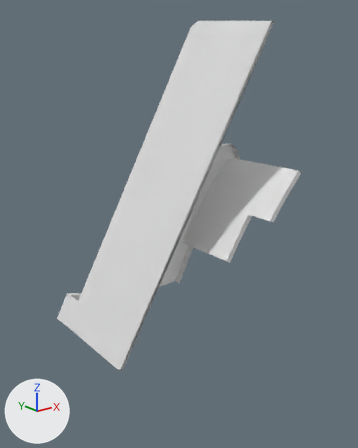
Renders of the OBJ model DarkChaos-Dev/gameitems/Primitive.LM_L_LPC2_Parts.obj from each side of a commit.
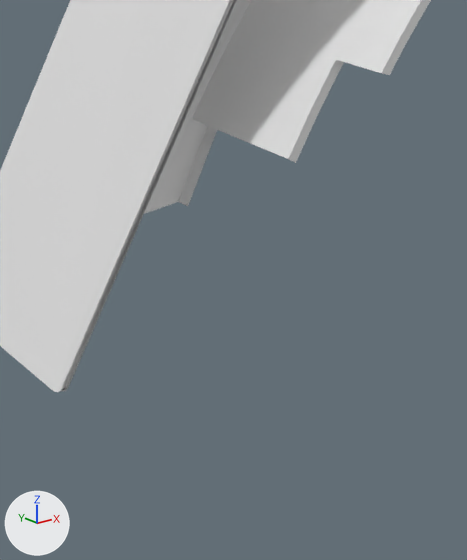
Each version appears first whole from a camera (50 mm lens) standing at (-367.0, -302.0, -463.0) and looking at (-192.0, -83.0, -550.0), and next in a close-up on the part from 26% to 86% of the width and 42% to 100% of the height. Every picture has the same lights, and +X, +Y and +Z are marked at lower left. Where no turn or scale is listed for an object, it has been applied to the vertices. Vertices at the same position are counted once.

In view in the first close-up: 'LM_L_LPC2_Parts'.
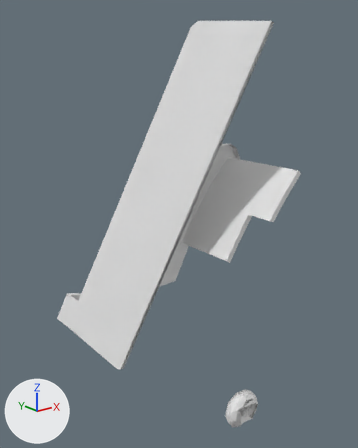
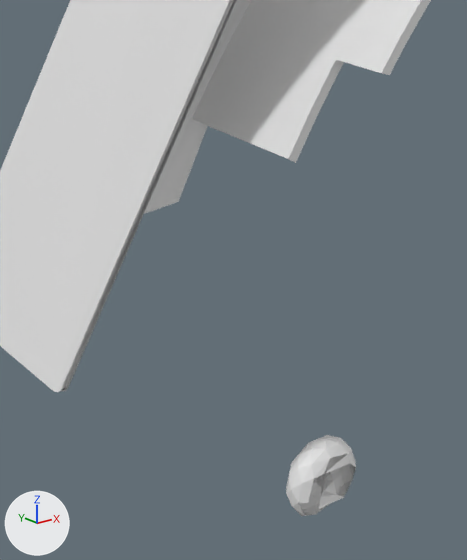
Diff of the bpy script that builds the scene:
```diff
--- a/DarkChaos-Dev/gameitems/Primitive.LM_L_LPC2_Parts.obj.py
+++ b/DarkChaos-Dev/gameitems/Primitive.LM_L_LPC2_Parts.obj.py
@@ me_lm_l_lpc2_parts @@
 # used by ob_lm_l_lpc2_parts; location = (0.0, 0.0, 0.0)
 # verts and faces of me_lm_l_lpc2_parts; kept vertices keep their numbers, new ones are numbered from 1182
 # before: 1140 (-194.0, -94.0, -560.0) at pixel (207, 126), 1148 (-194.0, -98.0, -560.0) at pixel (217, 130), 1163 (-204.0, -94.0, -580.0) at pixel (178, 201), 1167 (-204.0, -98.0, -580.0) at pixel (187, 206)
-me_lm_l_lpc2_parts.from_pydata(...)  # 1182 vertices, 1970 faces; spans x -246.0..-147.0, y -149.0..-19.0, z -627.0..-439.0
+me_lm_l_lpc2_parts.from_pydata(...)  # 1267 vertices, 2130 faces; spans x -246.0..-147.0, y -149.0..-19.0, z -684.0..-439.0
+# me_lm_l_lpc2_parts part 1: a new loose piece of 77 vertices spanning x -180.0..-155.0, y -122.0..-112.0, z -684.0..-659.0
+# me_lm_l_lpc2_parts part 2
+delete_vertices([1167])  # with the faces that use them
+delete_faces([(1140, 1148, 1163)])
```

Changed parts and their boxes [x1, y1, x2, y2] in the close-ups (467 x 560 px):
'LM_L_LPC2_Parts', reshaped
    before: [0, 0, 431, 392]
    after: [0, 0, 431, 516]
part 1 of me_lm_l_lpc2_parts, added
    after: [286, 435, 356, 516]
part 2 of me_lm_l_lpc2_parts, deleted
    before: [179, 126, 217, 206]
